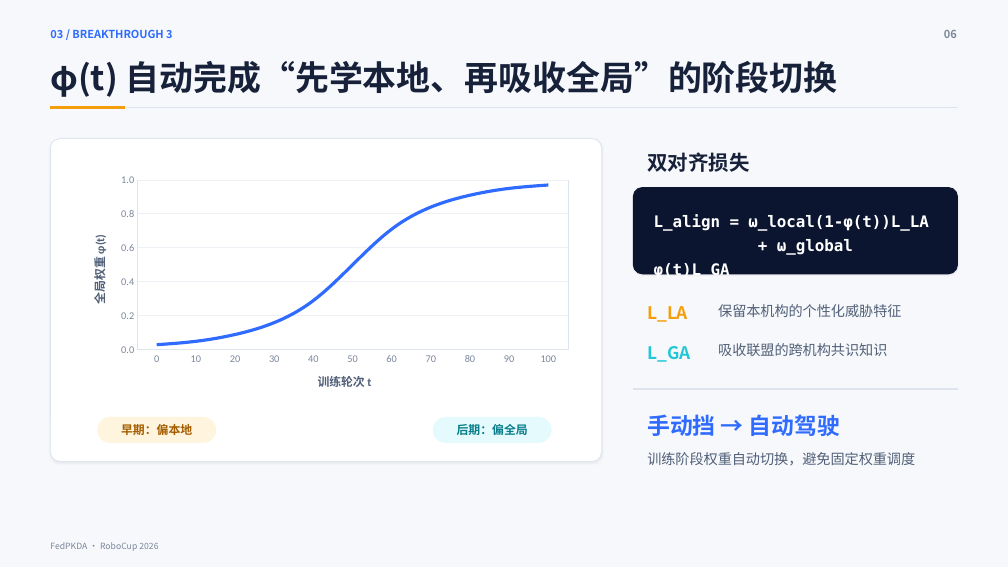
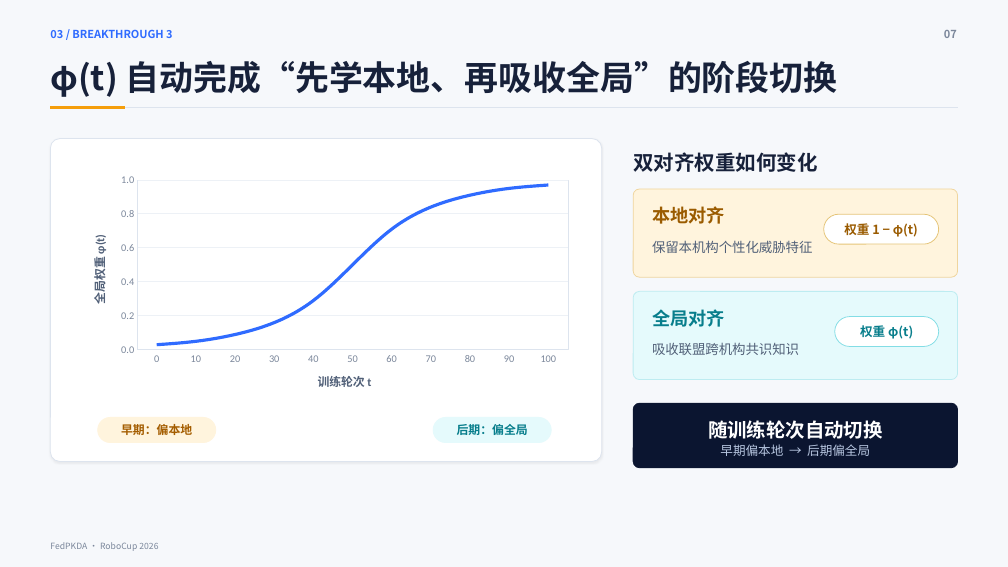
Before and after one commit to IridiumNan/FedPKDA-robocup, a slide deck: slide 7 of ppt/FedPKDA_RoboCup_presentation.pptx (slide 6 before the commit). Drawn at 1008x567 pixels with LibreOffice and Linux fonts; fonts in the diff are those of the drawing. Boxes give left, top, right and bottom in pixels: in the first picture for what was removed or moved away, otherwise in the second. Text is boxed around its words. In the diff, an @@ line names an element or a change of style, - is before the commit and + after.

Commit message:
Modify PPT v1 -> v2

```diff
--- a/ppt/FedPKDA_RoboCup_presentation.pptx
+++ b/ppt/FedPKDA_RoboCup_presentation.pptx
@@ text at [944,30,957,38]: text changed @@
-06
+07
@@ text at [633,152,818,172]: text changed @@
-双对齐损失
+双对齐权重如何变化
@@ rounded rectangle: place and size @@
-rounded rectangle at [634,188,958,274]
+rounded rectangle at [634,189,958,278]
@@ rounded rectangle at [634,189,958,278]: fill #0B1530 to #FFF4DD; outline #0B1530 0.75 pt to #EFD59E 0.75 pt; shadow off; proportions changed @@
@@ text added at [652,206,725,224], 17.2 pt, text #9A5B00, bold @@
+本地对齐
@@ text removed at [654,214,928,278] @@
-L_align = ω_local(1-φ(t))L_LA
-+ ω_global φ(t)L_GA
@@ rounded rectangle added at [824,214,939,244], fill #FFFFFF, outline #E5C477 0.75 pt, 12 pt, text #9A5B00, bold @@
+权重 1 − φ(t)
@@ text at [652,240,812,253]: text changed; size 13.5 to 12.8 pt @@
-保留本机构的个性化威胁特征
+保留本机构个性化威胁特征
@@ rounded rectangle added at [634,291,958,380], fill #E5FAFC, outline #BDECF1 0.75 pt @@
@@ text removed at [647,306,688,322] @@
-L_LA
@@ text added at [652,309,725,327], 17.2 pt, text #087E8C, bold @@
+全局对齐
@@ rounded rectangle added at [835,317,939,347], fill #FFFFFF, outline #83DDE5 0.75 pt, 12 pt, text #087E8C, bold @@
+权重 φ(t)
@@ text removed at [647,346,690,362] @@
-L_GA
@@ text at [652,343,799,355]: text changed; size 13.5 to 12.8 pt @@
-吸收联盟的跨机构共识知识
+吸收联盟跨机构共识知识
@@ rounded rectangle: place and size @@
-rounded rectangle at [634,389,958,390]
+rounded rectangle at [634,403,958,467]
@@ rounded rectangle at [634,403,958,467]: fill #DDE4EE to #0B1530; outline #DDE4EE 0 pt to #0B1530 0.75 pt; proportions changed @@
@@ text removed at [647,414,840,436] @@
-手动挡 → 自动驾驶
@@ text at [708,420,883,439]: text changed; size 13.5 to 18.5 pt; text colour #516078 to #FFFFFF; bold on @@
-训练阶段权重自动切换，避免固定权重调度
+随训练轮次自动切换
@@ text added at [720,444,870,456], 12 pt, text #B8C7E1 @@
+早期偏本地 → 后期偏全局
```
Also in this commit, not shown: 8 other slides changed, 5 slides added, 4 slides removed.
